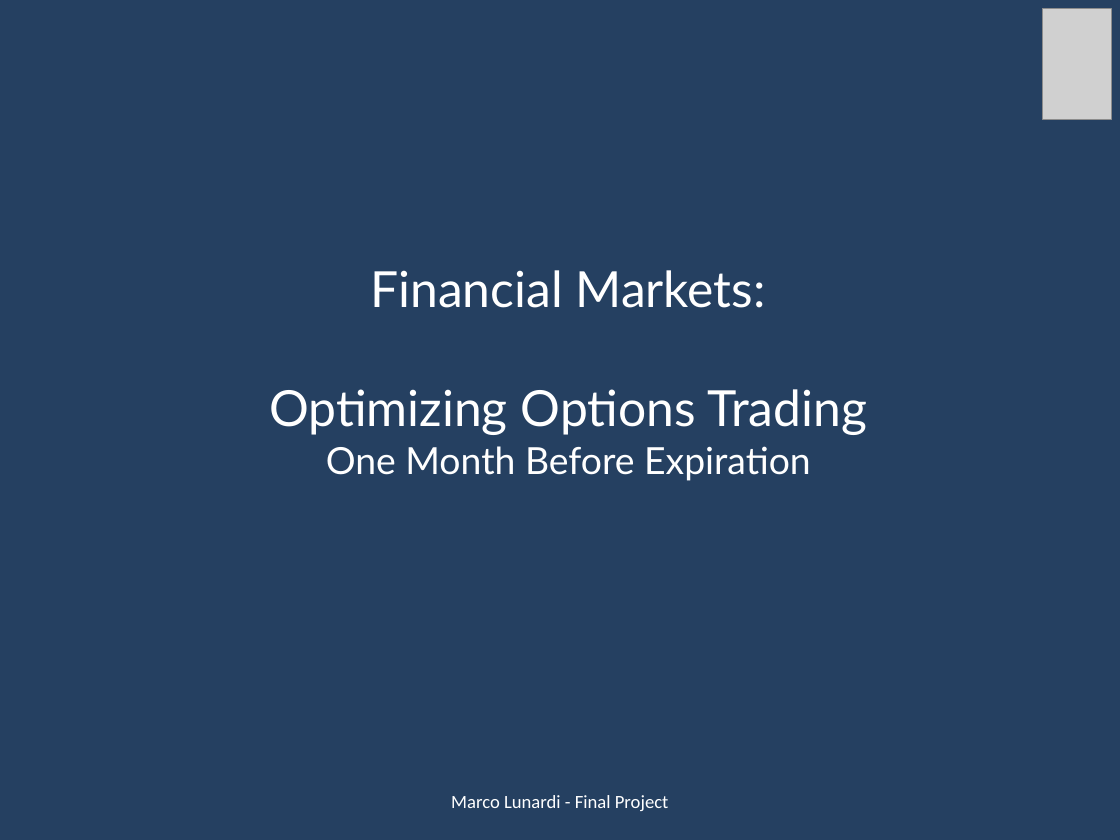
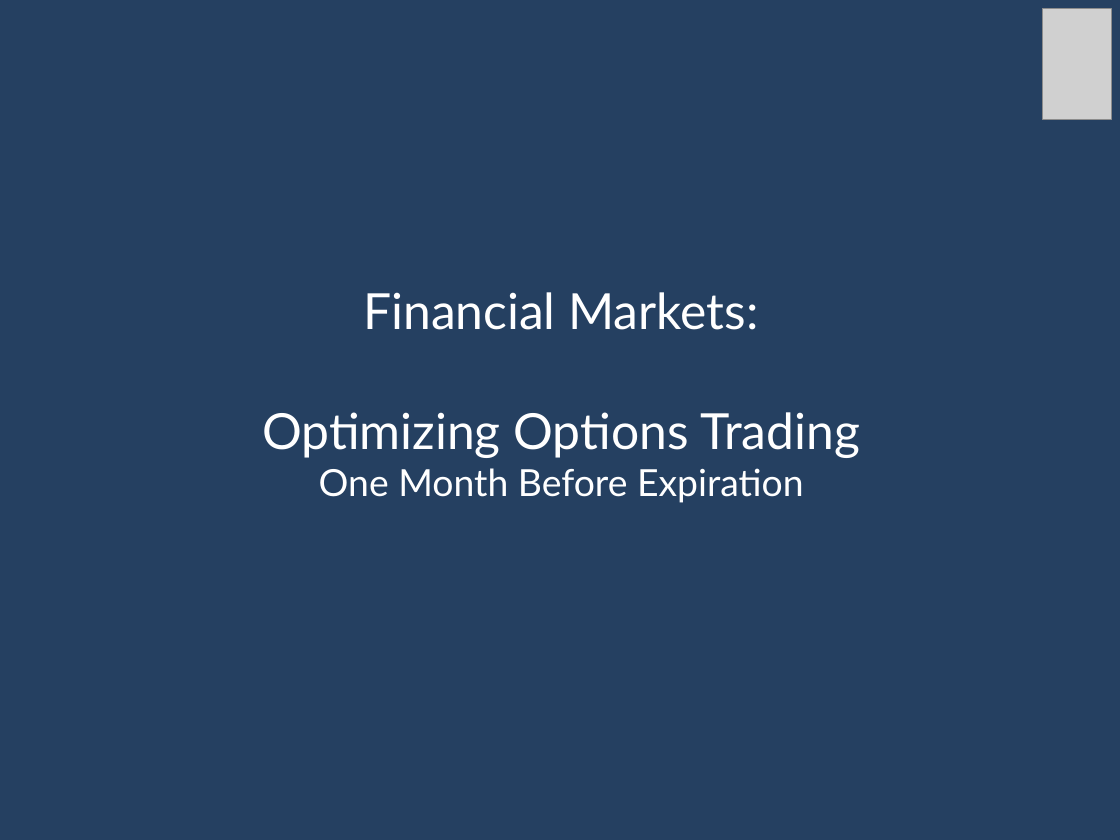
Before and after one commit to marcolunardi/metis, a slide deck: slide 1 of final_project/Metis Kojak.pptx. Drawn at 1120x840 pixels with LibreOffice and Linux fonts; fonts in the diff are those of the drawing; grey boxes stand for pictures. Boxes give left, top, right and bottom in pixels: in the first picture for what was removed or moved away, otherwise in the second. Text is boxed around its words. In the diff, an @@ line names an element or a change of style, - is before the commit and + after.

```diff
--- a/final_project/Metis Kojak.pptx
+++ b/final_project/Metis Kojak.pptx
@@ text "Financial Markets:": place and size @@
-text "Financial Markets:" at [269, 270, 867, 481]
+text "Financial Markets:" at [262, 292, 860, 503]
@@ text removed at [451, 795, 668, 811] @@
-Marco Lunardi - Final Project
```
Also in this commit, not shown: 8 other slides changed, 7 other files.
